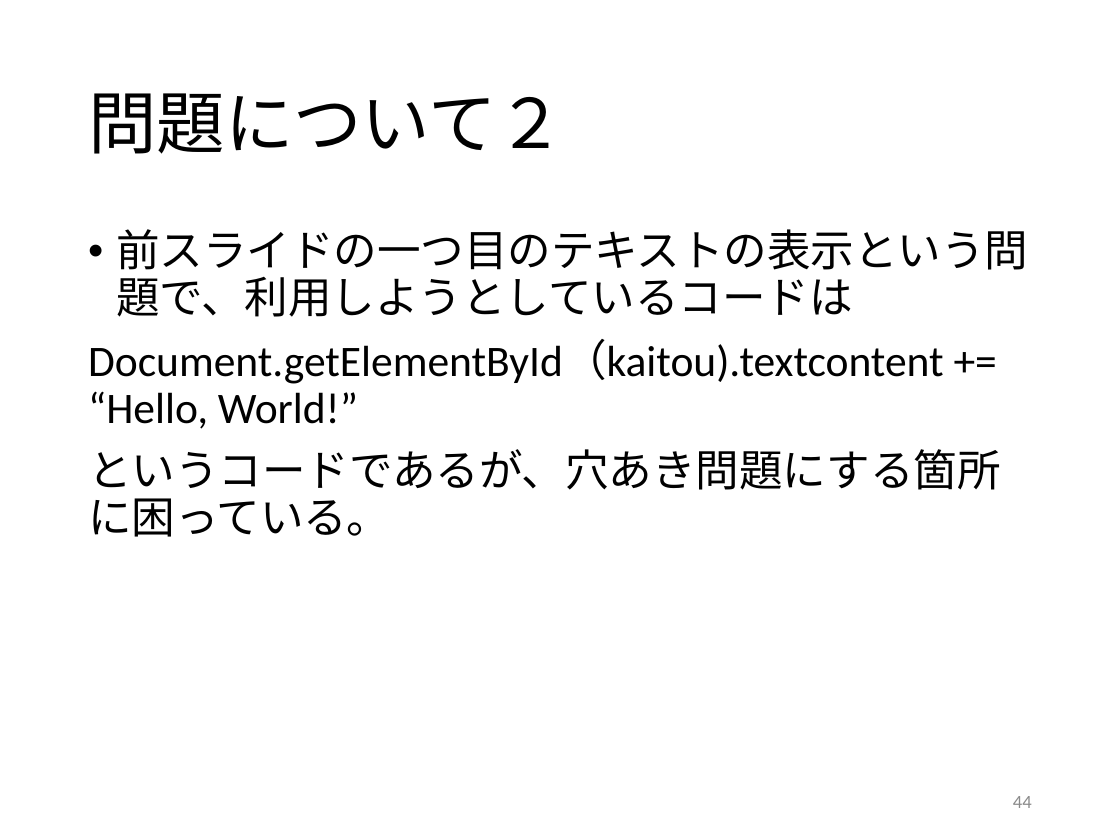
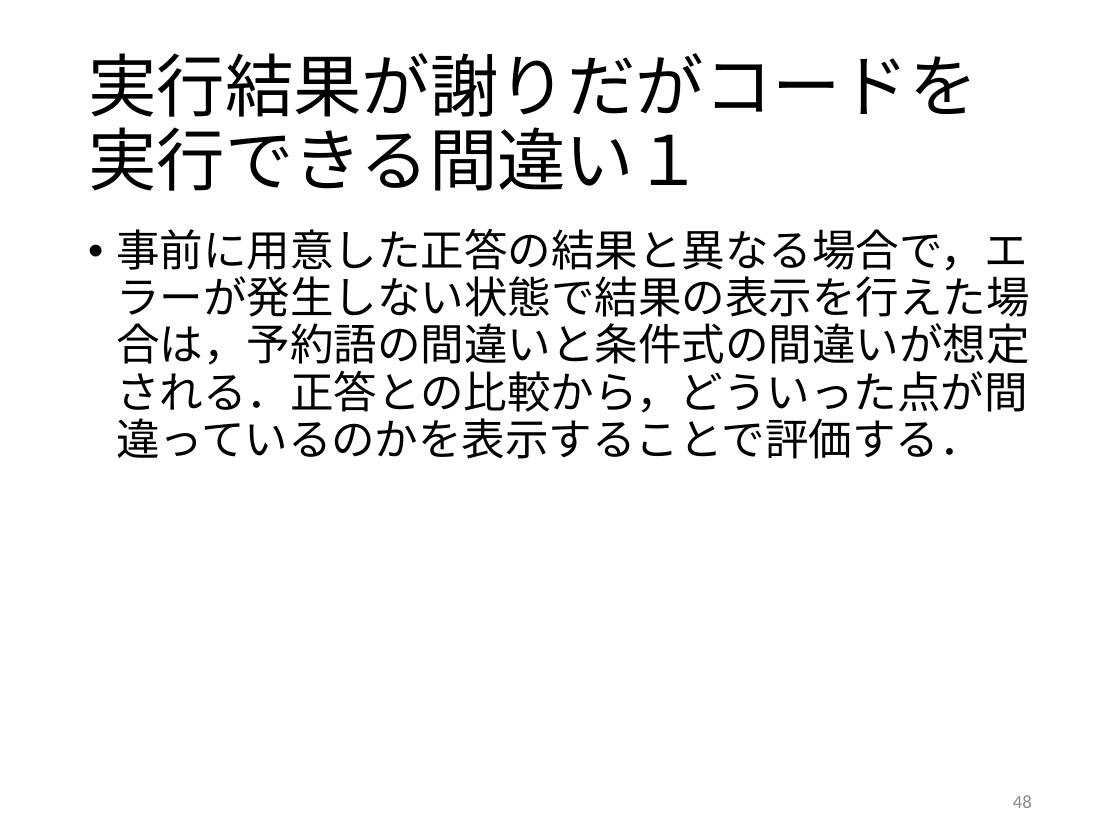
Before and after one commit to kait-takanolab/1821121-shimaoka-thesis, a slide deck: slide 48 of 1821121_shimaoka_sotsuken.pptx (slide 44 before the commit). Drawn at 1120x840 pixels with LibreOffice and Linux fonts; fonts in the diff are those of the drawing. Boxes give left, top, right and bottom in pixels: in the first picture for what was removed or moved away, otherwise in the second. Text is boxed around its words. In the diff, an @@ line names an element or a change of style, - is before the commit and + after.

Commit message:
12/12
～12/12今週の作業
１章 整合性という言葉が説明できない（それに当てはまる状況がかなり少ない）ため、他の語句に変更
３章 採点基準を明文化

```diff
--- a/1821121_shimaoka_sotsuken.pptx
+++ b/1821121_shimaoka_sotsuken.pptx
@@ title at (x1=88, y1=53, x2=978, y2=191): text changed @@
-問題について２
+実行結果が謝りだがコードを実行できる間違い１
@@ text at (x1=116, y1=229, x2=1029, y2=459): text changed @@
-• 前スライドの一つ目のテキストの表示という問題で、利用しようとしているコードは
-Document.getElementById（kaitou).textcontent += “Hello, World!”
-というコードであるが、穴あき問題にする箇所に困っている。
+• 事前に用意した正答の結果と異なる場合で，エラーが発生しない状態で結果の表示を行えた場合は，予約語の間違いと条件式の間違いが想定される．正答との比較から，どういった点が間違っているのかを表示することで評価する．
@@ page number at (x1=1013, y1=795, x2=1032, y2=808): text changed @@
-44
+48
```
Also in this commit, not shown: 3 other slides changed, 3 slides added, 1 slide removed, 2 other files.
